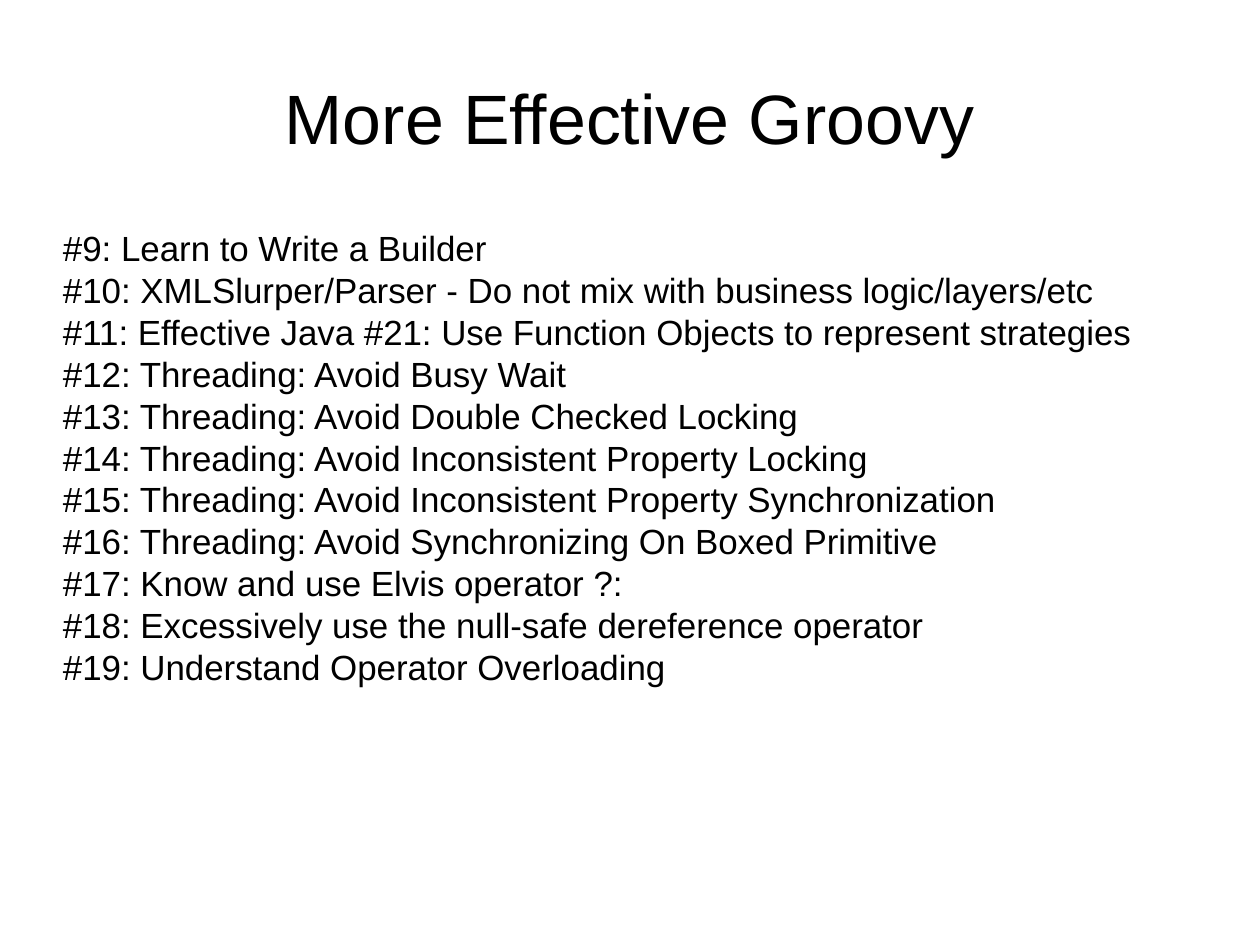
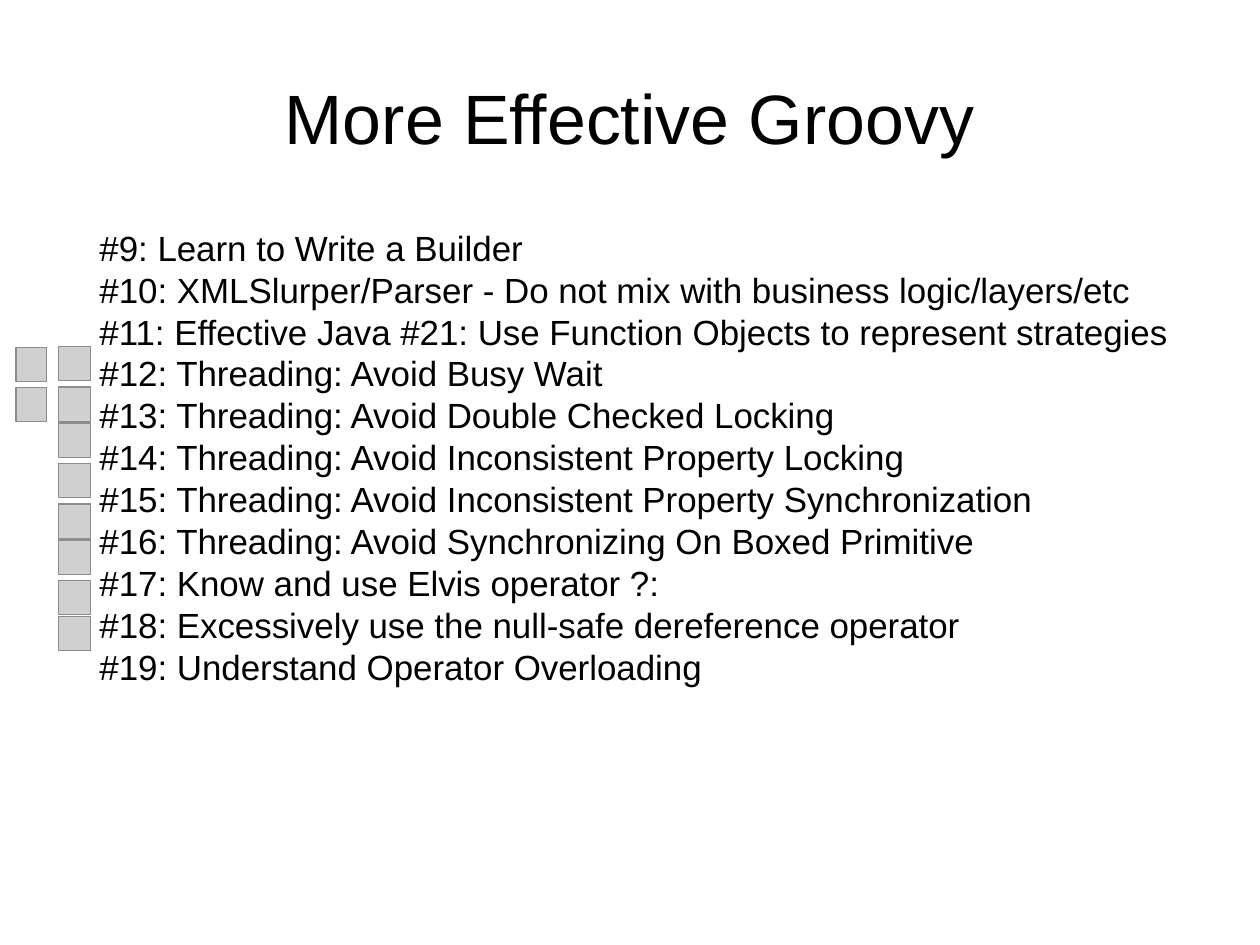
Before and after one commit to HamletDRC/presentations, a slide deck: slide 32 of effectivegroovy/effectivegroovy_springio2011.odp (slide 31 before the commit). Drawn at 1260x945 pixels with LibreOffice and Linux fonts; fonts in the diff are those of the drawing; grey boxes stand for pictures; background and template pictures are left out. Boxes give left, top, right and bottom in pixels: in the first picture for what was removed or moved away, otherwise in the second. Text is boxed around its words. In the diff, an @@ line names an element or a change of style, - is before the commit and + after.

Commit message:
effectiv ejava run through

```diff
--- a/effectivegroovy/effectivegroovy_springio2011.odp
+++ b/effectivegroovy/effectivegroovy_springio2011.odp
@@ subtitle "#9: Learn to Write a ...": place and size @@
-subtitle "#9: Learn to Write a ..." at bbox=[63, 235, 1131, 687]
+subtitle "#9: Learn to Write a ..." at bbox=[99, 235, 1167, 687]
@@ picture added at bbox=[16, 348, 47, 382] @@
@@ picture added at bbox=[58, 346, 90, 381] @@
@@ picture added at bbox=[16, 388, 47, 422] @@
@@ picture added at bbox=[58, 388, 90, 422] @@
@@ picture added at bbox=[58, 423, 90, 457] @@
@@ picture added at bbox=[58, 464, 90, 499] @@
@@ picture added at bbox=[58, 504, 90, 539] @@
@@ picture added at bbox=[58, 540, 90, 574] @@
@@ picture added at bbox=[58, 581, 90, 615] @@
@@ picture added at bbox=[58, 616, 90, 651] @@
```
Also in this commit, not shown: 3 other slides changed, 1 slide added, 3 other files.
